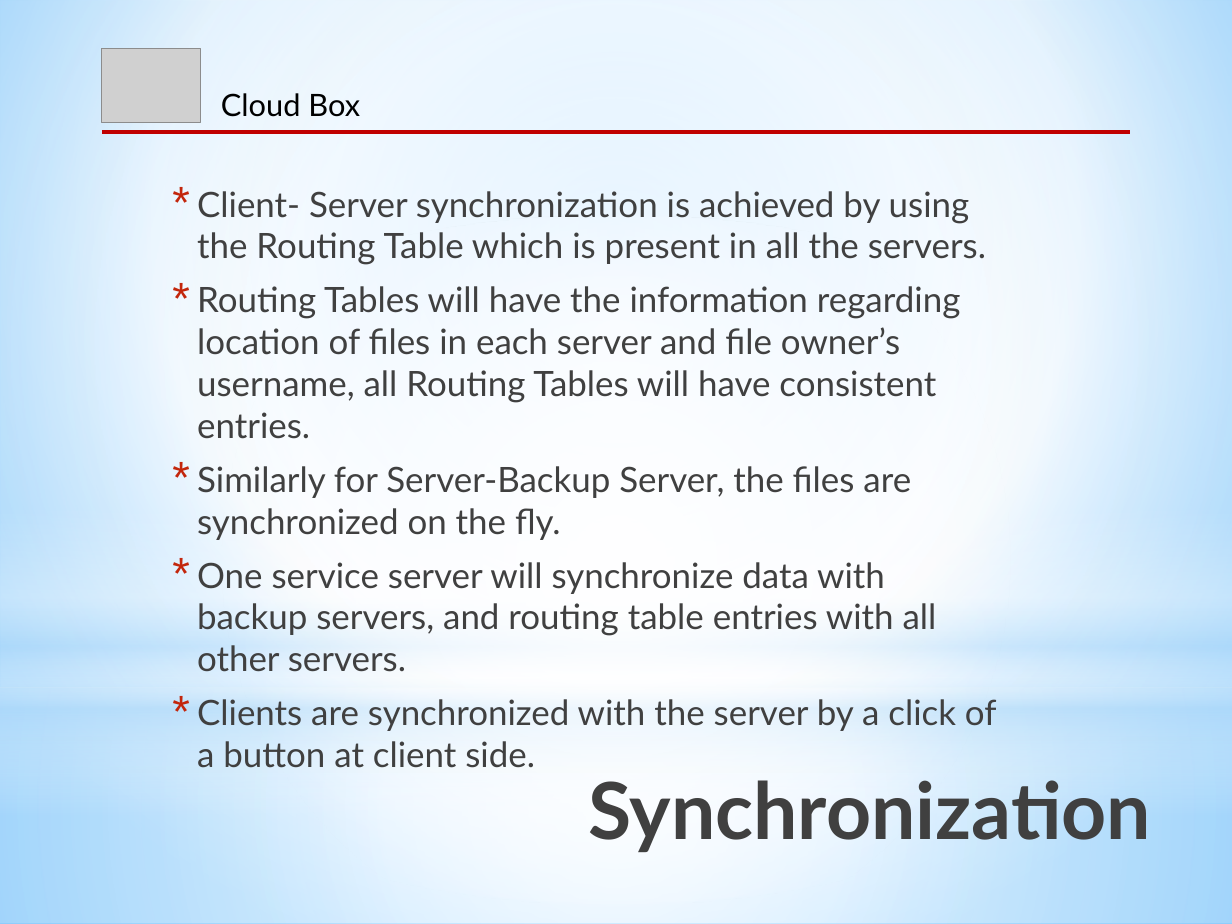
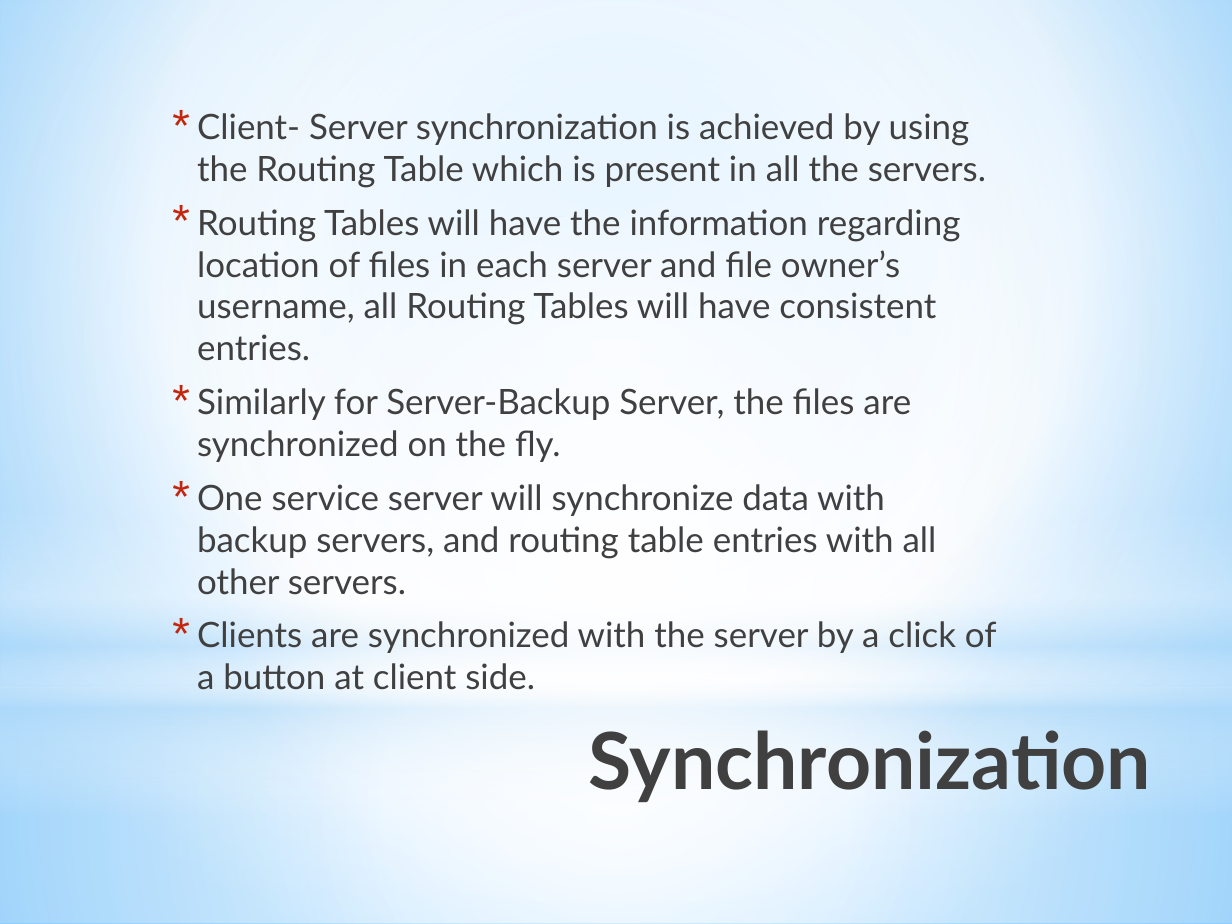
Before and after one commit to CICS525Project/DropboxImpl, a slide deck: slide 6 of Cloud Box_ppt.pptx. Drawn at 1232x924 pixels with LibreOffice and Linux fonts; fonts in the diff are those of the drawing; grey boxes stand for pictures. Boxes give left, top, right and bottom in pixels: in the first picture for what was removed or moved away, otherwise in the second. Text is boxed around its words. In the diff, an @@ line names an element or a change of style, - is before the commit and + after.

```diff
--- a/Cloud Box_ppt.pptx
+++ b/Cloud Box_ppt.pptx
@@ picture removed at box(102, 48, 201, 122) @@
@@ text "Client- Server synchronization is achieved ...": place and size @@
-text "Client- Server synchronization is achieved ..." at box(197, 191, 997, 731)
+text "Client- Server synchronization is achieved ..." at box(197, 113, 997, 653)
@@ text removed at box(221, 93, 360, 117) @@
-Cloud Box
@@ line removed from (102, 132) to (1130, 132) @@
@@ title "Synchronization": place and size @@
-title "Synchronization" at box(589, 780, 1152, 852)
+title "Synchronization" at box(589, 730, 1152, 802)
```
Also in this commit, not shown: 13 other slides changed.
